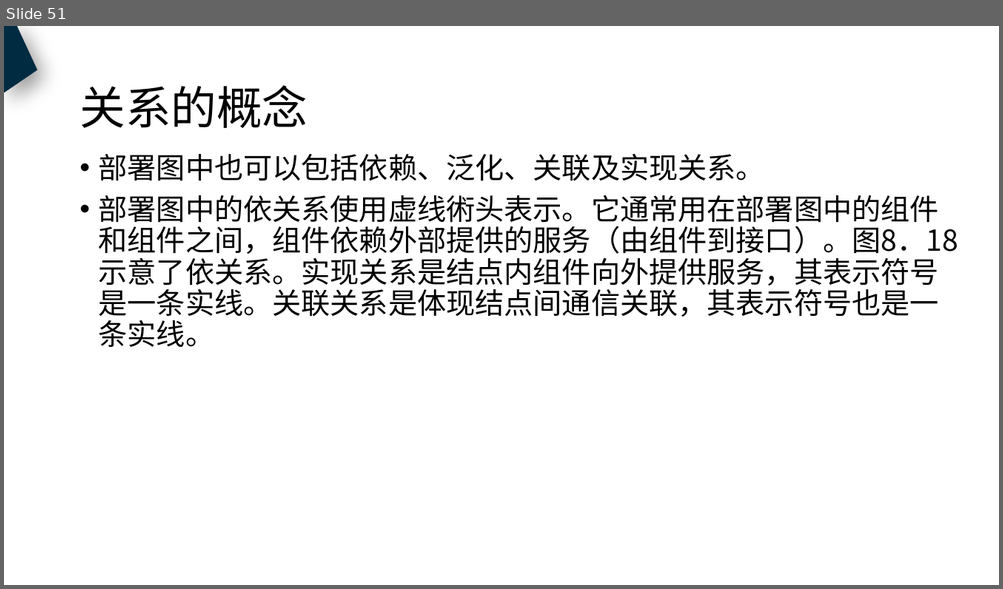
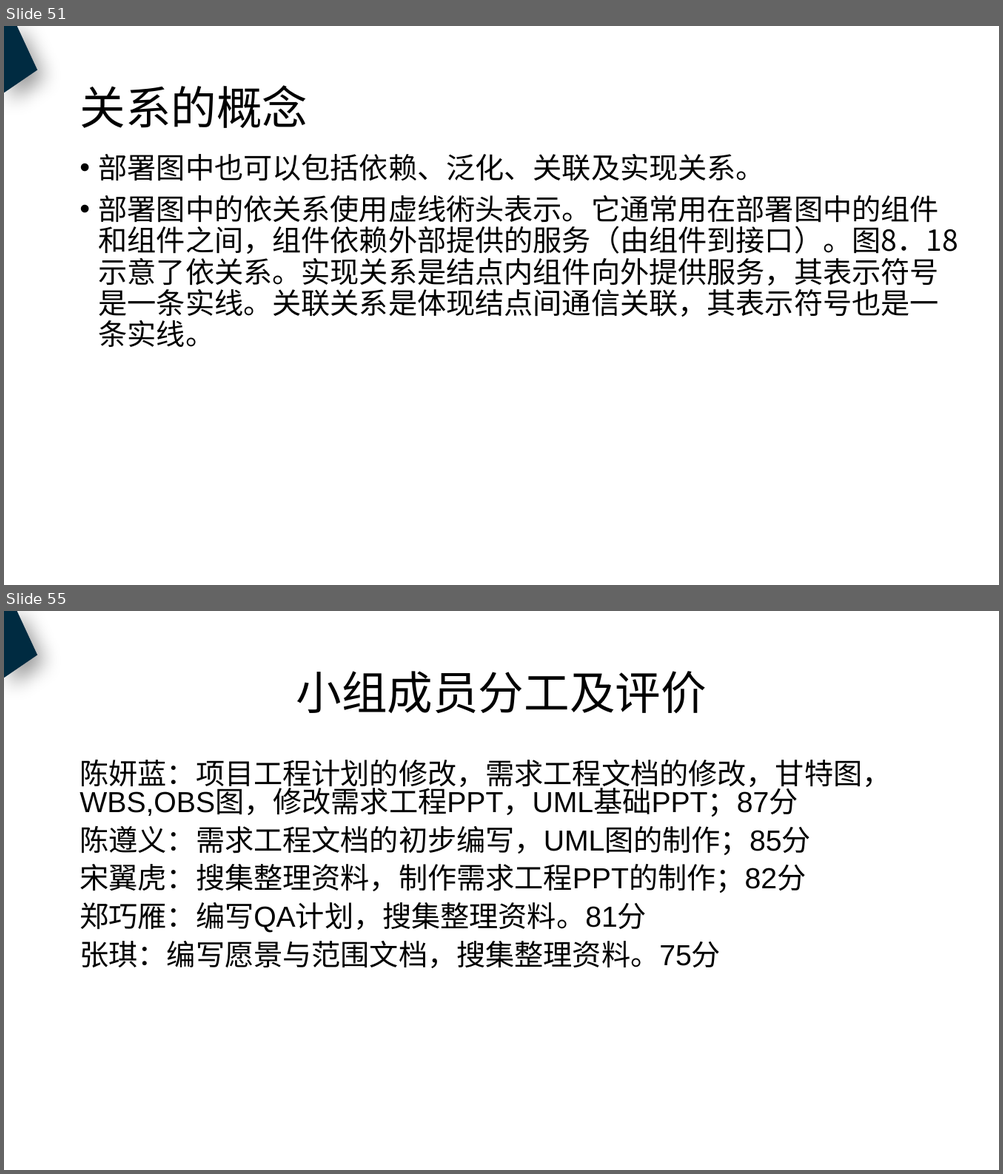
Before and after one commit to PRD2018-G18/PRD2018, a slide deck: 非受控文档/过程文档/图/UML基础1.pptx. Shown one above the other, each under a label of ours: slide 51 before the commit, slides 51 and 55 after it; the slides between them are not shown. The pictures are 1003x589 and 1003x1174 pixels, drawn with LibreOffice and Linux fonts; fonts in the diff are those of the drawing. Boxes give left, top, right and bottom in pixels: in the first picture for what was removed or moved away, otherwise in the second. Text is boxed around its words. In the diff, an @@ line names an element or a change of style, - is before the commit and + after.

Commit message:
审核UML基础PPT，修改，添加绩效等

```diff
--- a/非受控文档/过程文档/图/UML基础1.pptx
+++ b/非受控文档/过程文档/图/UML基础1.pptx
@@ slide 55 added at <box>4,611,999,1170</box>, background #FFFFFF @@
@@ freeform shape added at <box>4,611,37,678</box>, fill #002B41 @@
@@ title added at <box>296,671,706,713</box>, 44 pt, text #000000 @@
+小组成员分工及评价
@@ text added at <box>79,760,891,968</box>, 28 pt, text #000000 @@
+陈妍蓝：项目工程计划的修改，需求工程文档的修改，甘特图，WBS,OBS图，修改需求工程PPT，UML基础PPT；87分
+陈遵义：需求工程文档的初步编写，UML图的制作；85分
+宋翼虎：搜集整理资料，制作需求工程PPT的制作；82分
+郑巧雁：编写QA计划，搜集整理资料。81分
+张琪：编写愿景与范围文档，搜集整理资料。75分
```
Also in this commit, not shown: 5 slides changed, 4 other slides added, 2 other files.
